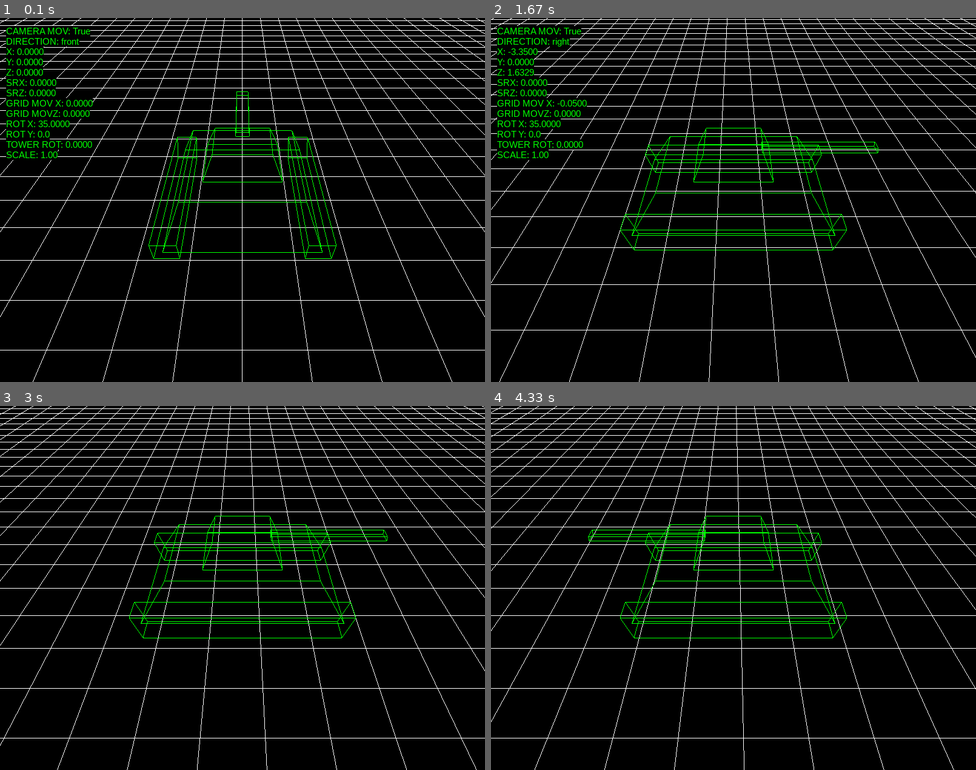
Above: before the commit, frames 1-4 (two rows, left to right).
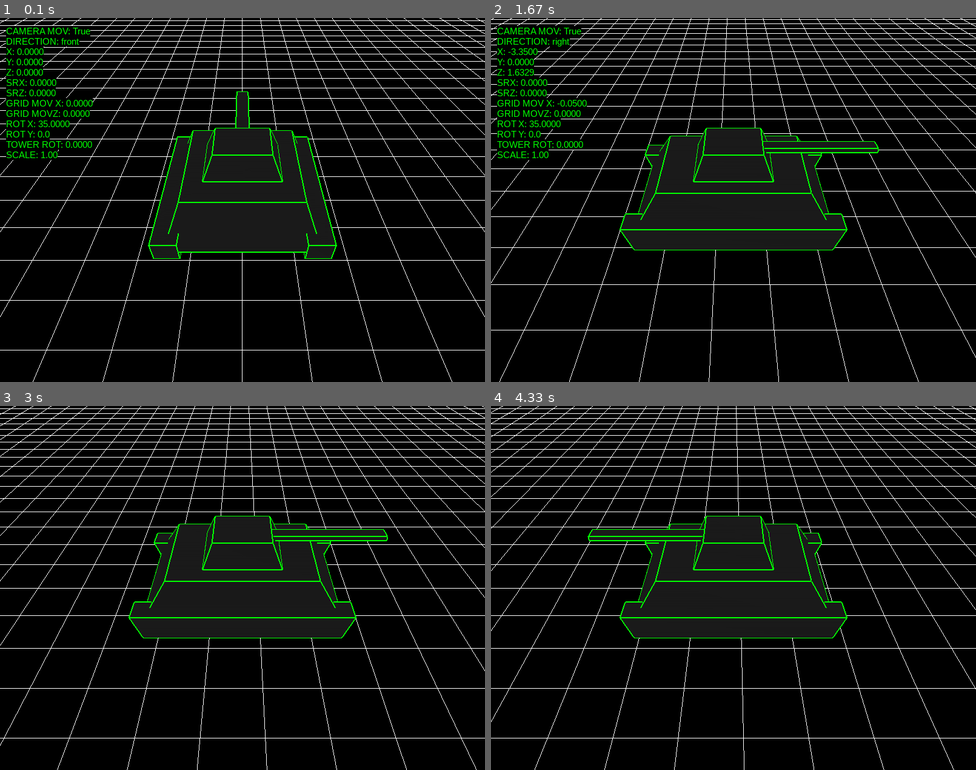
Above: after the commit, the same moments.

Repository: antonioam82/tank_controller
Game: pygame game, started from tank_demo_v.py
Same seed, same stepped clock (60 frames per second), same inputs: the game is played once before the commit and once after it.
Inputs:
- Up to frame 1 (0.1 s): no input
- Up to frame 2 (1.67 s): tap Y at 0.33 s; hold Right 0.67-1.13 s; hold Up 1.17-1.47 s; tap J at 1.23, 1.57 s; tap C at 1.32 s; hold Right from 1.5 s (still down)
- Up to frame 3 (3 s): tap J at 1.87, 2.07, 2.37, 2.63, 2.97 s; release Right at 1.97 s; hold Left 2-2.53 s; tap V at 2.15 s; hold Down 2.57-2.87 s; tap C at 2.72 s; hold Left from 2.9 s (still down)
- Up to frame 4 (4.33 s): tap J at 3.27, 3.4, 3.8, 4.1 s; release Left at 3.3 s; hold Up 3.33-3.7 s; tap V at 3.48 s; hold Right from 3.73 s (still down); tap C at 3.88 s

The runs differ from the first frame. In frame 1, 11% of the frame differs, in the area x 30-70%, y 20-67%; in frame 2, 12%; in frame 3, 12%; in frame 4, 12%, in the area x 19-74%, y 30-64%.

Commit message:
Añadido color para superficie del tanque

Diff:
--- a/tank_demo_v.py
+++ b/tank_demo_v.py
@@ -58,6 +58,13 @@
         glVertex3f(*v[a])
         glVertex3f(*v[b])
     glEnd()
+    if path != 'C:\\Users\\Usuario\\Documents\\repositorios\\tank_controller\\tanque\\bullet.obj':
+        glBegin(GL_QUADS)
+        glColor3f(0.1, 0.1, 0.1)
+        for face in f:
+            for vertex in face:
+                glVertex3fv(v[vertex])
+        glEnd()
 
 def setup_view_ortho(display):
     glMatrixMode(GL_PROJECTION)
@@ -439,6 +446,7 @@
 
         # ===== TANQUE =====
         glPushMatrix()
+        glLineWidth(2.0)
         glColor3f(0.0,1.0,0.0)
         glTranslatef(-x, 0.2, -z)
         glRotatef(model_angle, 0, 1, 0)
@@ -448,6 +456,7 @@
         glCallList(model_tower)
         glPopMatrix()
 
+        glColor3f(0.0,1.0,0.0)
         glCallList(model_base)
         glPopMatrix()
 
